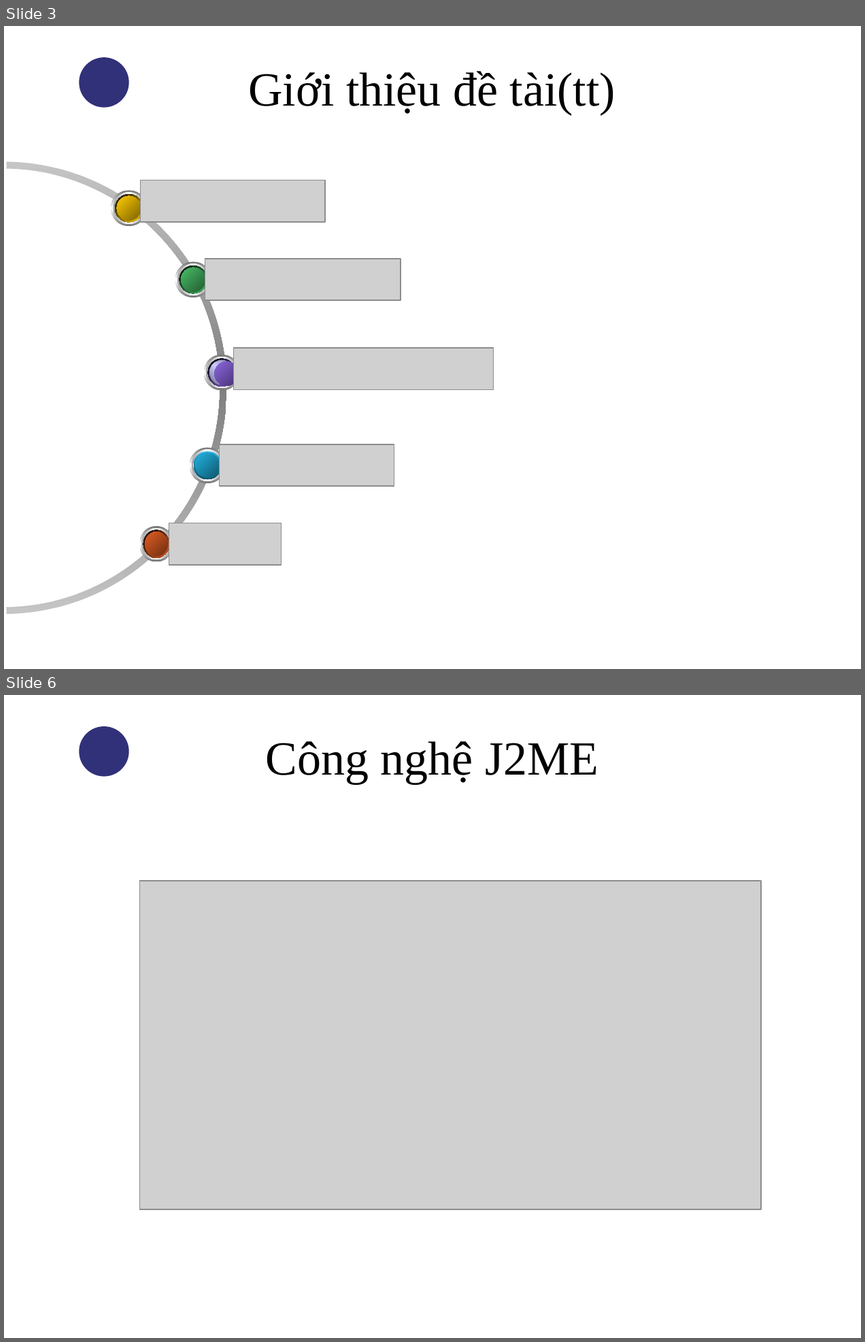
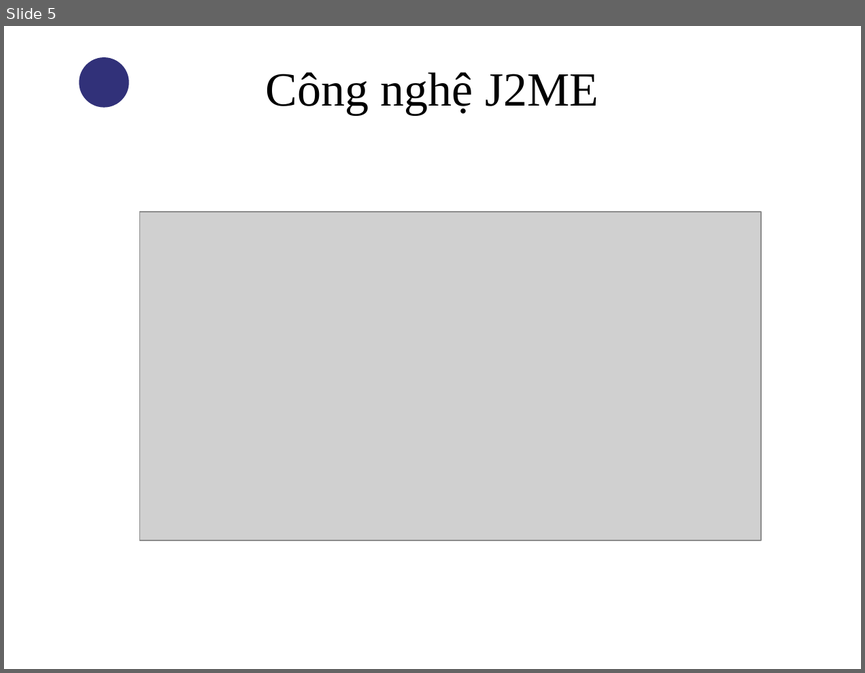
Before and after one commit to thandang/thesis-final, a slide deck: Reports/Slide bao cao.ppt. Shown one above the other, each under a label of ours: slides 3 and 6 before the commit, slide 5 after it; the slides between them are not shown. The pictures are 865x1342 and 865x673 pixels, drawn with LibreOffice and Linux fonts; fonts in the diff are those of the drawing; grey boxes stand for pictures; background and template pictures are left out. Boxes give left, top, right and bottom in pixels: in the first picture for what was removed or moved away, otherwise in the second. Text is boxed around its words. In the diff, an @@ line names an element or a change of style, - is before the commit and + after.

```diff
--- a/Reports/Slide bao cao.ppt
+++ b/Reports/Slide bao cao.ppt
@@ slide 3 removed at [4, 26, 861, 669], background picture (left out); not listed: 1 template element that a slide beside it also shows @@
@@ title removed at [248, 71, 615, 114] @@
-Giới thiệu đề tài(tt)
@@ freeform shape removed at [4, 161, 227, 614] @@
@@ picture removed at [140, 180, 324, 223] @@
@@ group removed at [111, 191, 147, 227]: 6 ellipses @@
@@ group removed at [175, 261, 211, 297]: 6 ellipses @@
@@ picture removed at [205, 258, 400, 300] @@
@@ picture removed at [234, 347, 493, 389] @@
@@ group removed at [204, 354, 239, 390]: 6 ellipses @@
@@ group removed at [190, 448, 226, 484]: 6 ellipses @@
@@ picture removed at [219, 444, 394, 486] @@
@@ group removed at [139, 526, 173, 562]: 6 ellipses @@
@@ picture removed at [169, 523, 281, 565] @@
@@ what was slide 6 is now slide 5 @@
```
Also in this commit, not shown: 7 slides changed, 1 slide added, 1 other slide removed.
